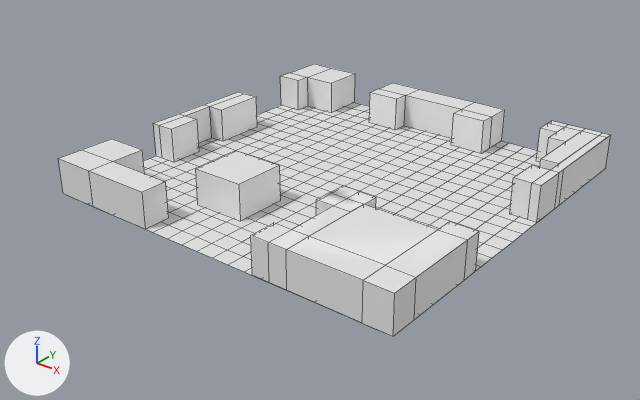
The FBX model Assets/3D/Block4.fbx, before and after one commit.
Both versions are drawn from a camera (50 mm lens) standing at (5.29, -7.01, 4.02) and looking at (-0.28, -0.05, -0.3). The lights are fixed; the arrows at lower left show +X, +Y and +Z. Mesh edges are drawn as thin lines. Materials are left out; every surface is plain grey. Where no turn or scale is listed for an object, it has been applied to the vertices. Vertices at the same position are counted once.

Objects in the first picture: 'Building1', 'Building2', 'Building3', 'Building4', 'Building5', 'Building6', 'Building7', 'Plane'.
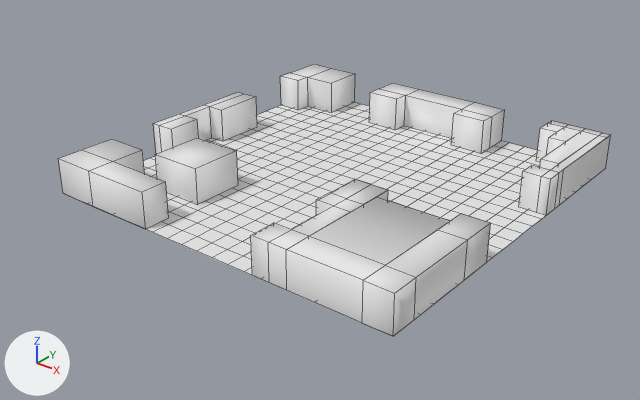
What the commit changed:
me_mesh_002 is used by ob_building1; location (2.05, 2.05, 0.0).
me_mesh_002 had 45 vertices, 33 faces and spanned x -0.65..0.05, y -1.65..0.05, z 0.0..0.4.
me_mesh_002 now has 45 vertices, 33 faces and spans x -0.65..0.05, y -1.45..0.05, z 0.0..0.4.
me_mesh_002 part 4: edges marked sharp go from 37 to 0.
me_mesh_006 has 24 vertices, 17 faces and spans x -0.05..1.55, y -0.45..0.05, z 0.0..0.4.
me_mesh_006 is used by ob_building2; location (-0.75, 2.05, 0.0).
me_mesh_006 part 5: edges marked sharp go from 20 to 0.
me_mesh_003 has 14 vertices, 5 faces and spans x -0.65..1.85, y -0.45..0.65, z 0.0..0.4.
me_mesh_003 is used by ob_building6; location (-2.05, -0.95, 0.0).
me_mesh_003 part 6: edges marked sharp go from 8 to 0.
me_mesh_001 is used by ob_building7; location (2.05, -2.05, 0.0).
me_mesh_001 had 50 vertices, 36 faces and spanned x -1.45..0.05, y -0.05..1.25, z 0.0..0.4.
me_mesh_001 now has 54 vertices, 38 faces and spans x -1.45..0.05, y -0.05..1.45, z 0.0..0.4.
Part 1, on me_mesh_001:
3 vertices are removed from x -1.25..0.05, y 1.25, z 0.0..0.4.
11 faces are deleted.
3 vertices move from x -1.45..-1.25, y 1.25, z 0.0..0.4 to x -1.45..-1.05, y 1.45, z 0.0..0.4.
1 vertex is added at (-1.25, 1.45, 0.0).
6 new vertices lie (0.0, 0.4, 0.0) away from vertices in x -1.25..0.05, y 1.05, z 0.0..0.4.
13 new faces join them.
me_mesh_001 part 2: the surface is now shaded smooth.
me_mesh_004 has 18 vertices, 11 faces and spans x -0.65..1.25, y -0.05..0.65, z 0.0..0.4.
me_mesh_004 is used by ob_building5; location (-2.05, -2.05, 0.0).
me_mesh_004 part 3: edges marked sharp go from 14 to 0.
Object 'Building6' (ob_building6) moves from (-2.05, -0.95, 0.0) to (-2.65, -0.95, 0.0).

Location of each change, [x1, y1, x2, y2] in pixels of the pictures (640 x 400 px; the box of a moved part takes in the faces that stretch with it):
'Building7', reshaped: before [251, 186, 479, 336]; after [251, 179, 491, 336]
'Building6', shading changed, moved: before [196, 151, 281, 221]; after [155, 138, 238, 204]
part 1 of me_mesh_001, moved or reshaped: before [309, 186, 479, 280]; after [309, 179, 491, 280]
part 3 of me_mesh_004, shading changed: [58, 139, 169, 229] in both
part 4 of me_mesh_002, shading changed: [536, 121, 611, 208] in both
part 5 of me_mesh_006, shading changed: [369, 83, 505, 153] in both
